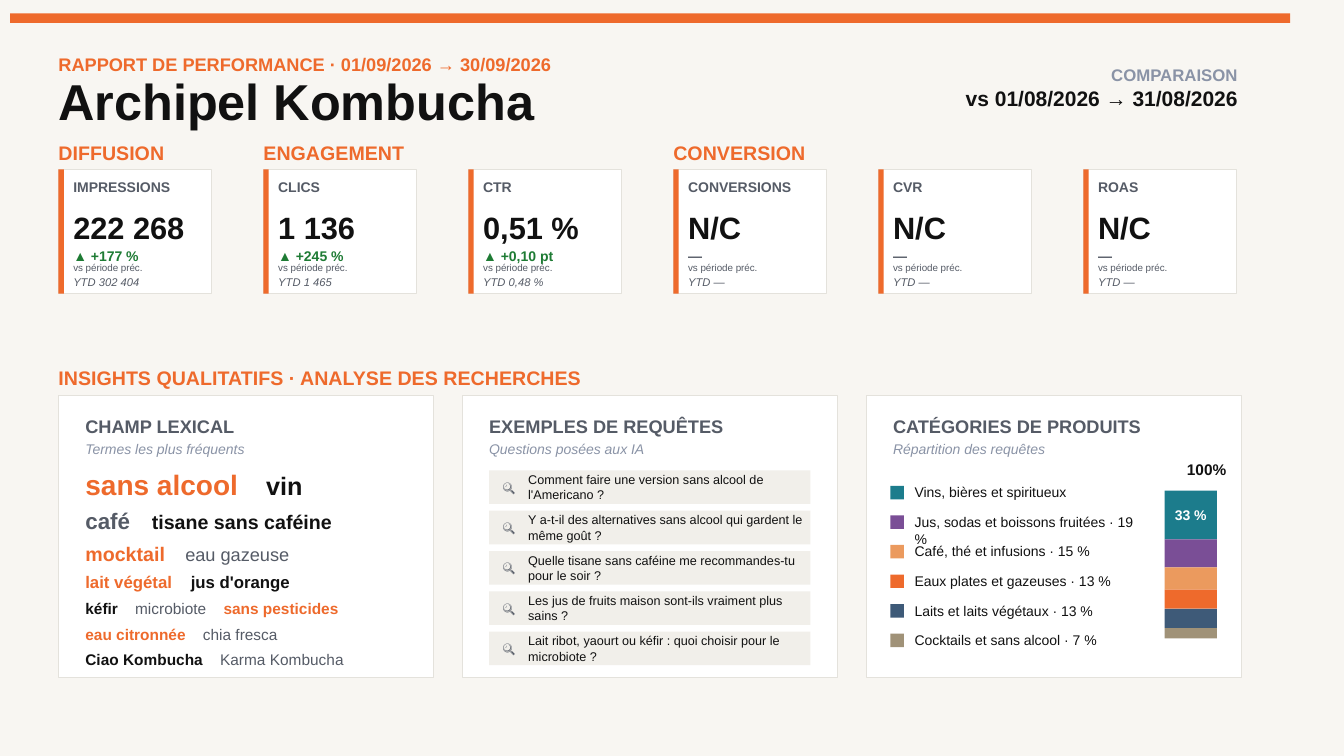
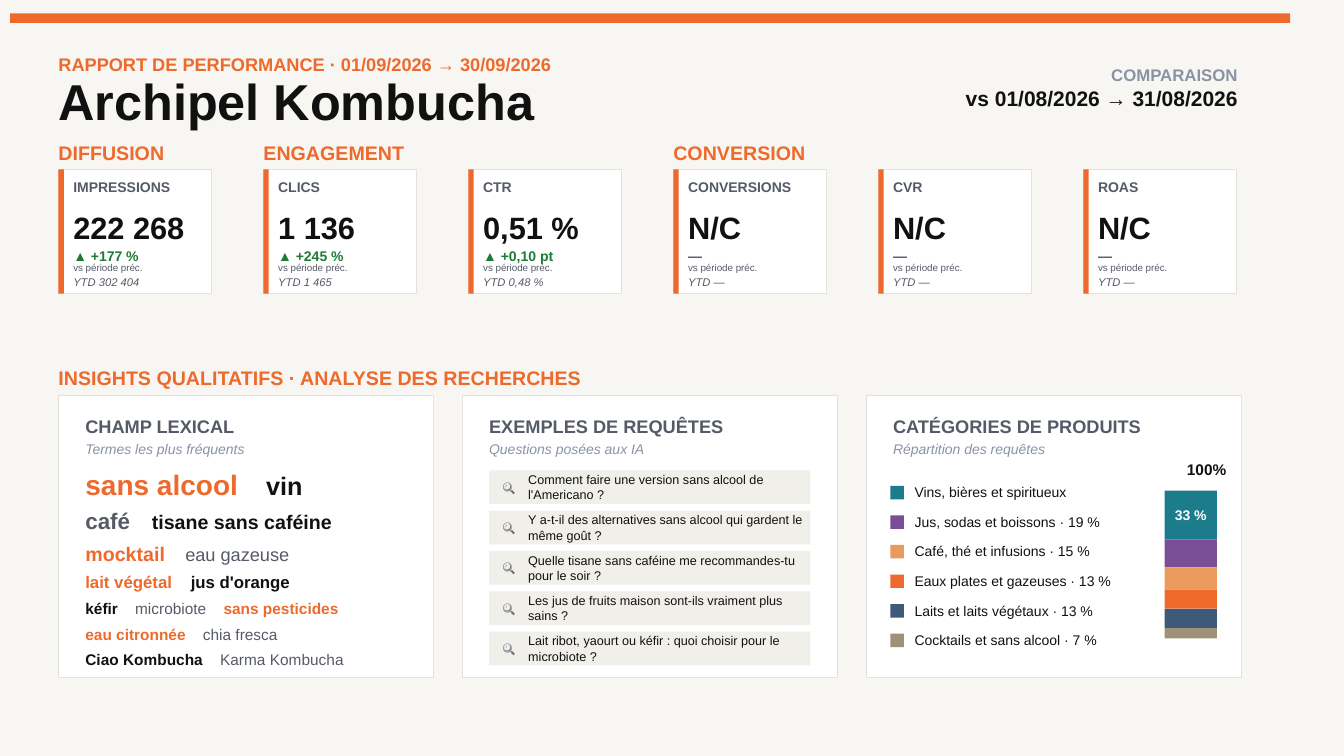
Before and after one commit to stephanemonmarson-creator/Lemrock, a slide deck: slide 1 of rapports/septembre/Archipel_Kombucha_sept2026.pptx. Drawn at 1344x756 pixels with LibreOffice and Linux fonts; fonts in the diff are those of the drawing. Boxes give left, top, right and bottom in pixels: in the first picture for what was removed or moved away, otherwise in the second. Text is boxed around its words. In the diff, an @@ line names an element or a change of style, - is before the commit and + after.

```diff
--- a/rapports/septembre/Archipel_Kombucha_sept2026.pptx
+++ b/rapports/septembre/Archipel_Kombucha_sept2026.pptx
@@ text at [915,517,1084,529]: text changed @@
-Jus, sodas et boissons fruitées · 19 %
+Jus, sodas et boissons · 19 %
```
Also in this commit, not shown: 2 other files.
